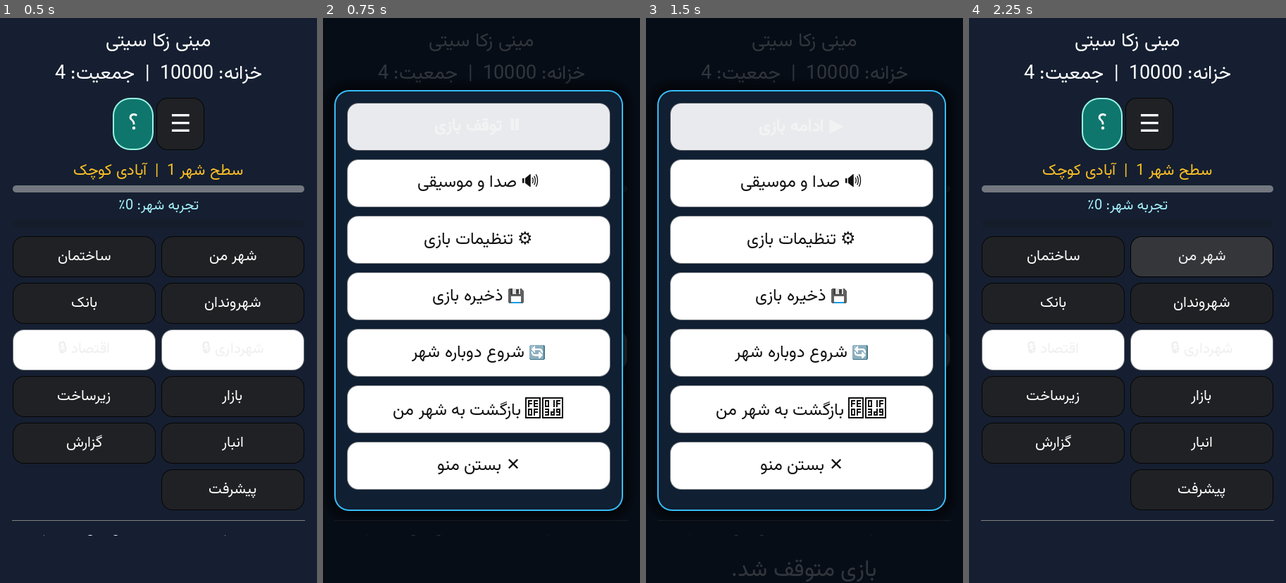
Above: before the commit, frames 1-4 (left to right).
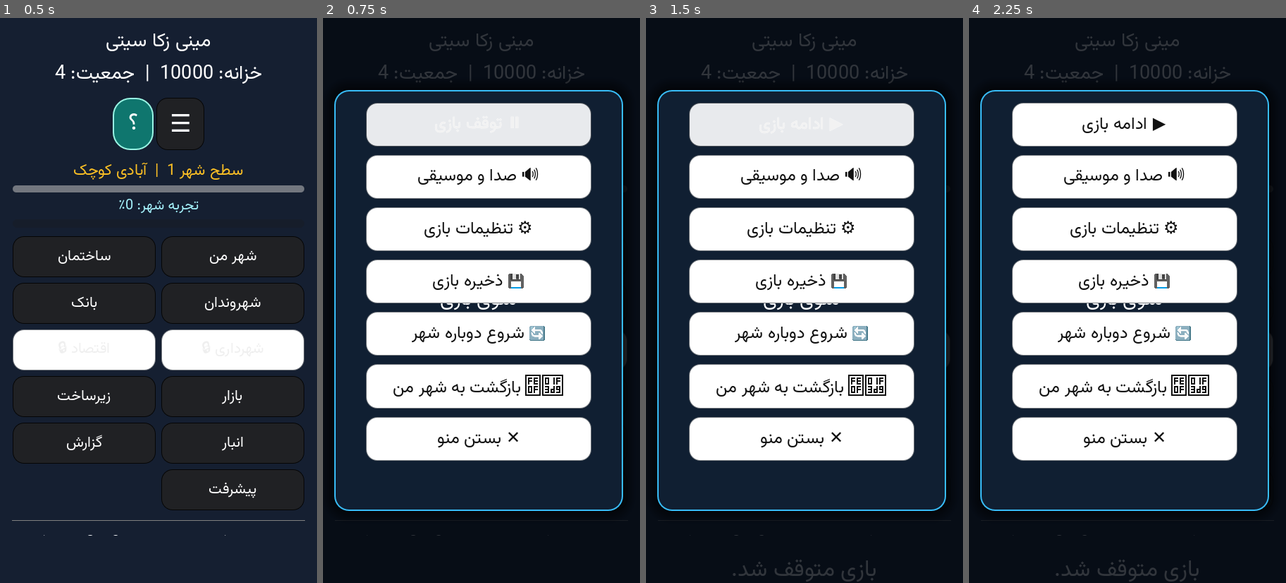
Above: after the commit, the same moments.

Repository: zekainstabot/mini-zeka-city
Game: Godot game, scene res://Main.tscn
The game is run twice, just before and just after one commit, with the same random seed, the same clock (stepped at 60 frames per second) and the same inputs.
Inputs:
- Up to frame 1 (0.5 s): no input
- Up to frame 2 (0.75 s): click "☰" at 0.5 s
- Up to frame 3 (1.5 s): click "؟" at 1.25 s
- Up to frame 4 (2.25 s): click "شهر من" at 2 s

Frame 1 is identical in both runs. In frame 2, 27% of the frame differs, in the area x 7-91%, y 15-84%; in frame 3, 27%; in frame 4, 72%, in the area x 0-100%, y 0-100%.

Commit message:
Make mobile menu buttons compact and centered

Diff:
--- a/scripts/Main.gd
+++ b/scripts/Main.gd
@@ -937,9 +937,12 @@
 func _create_menu_action(title, callback):
 	var button = Button.new()
 	button.text = PersianText.reshaper(title)
-	button.custom_minimum_size = Vector2(0, 68 if get_viewport_rect().size.x < 900 else 58)
-	button.size_flags_horizontal = Control.SIZE_EXPAND_FILL
-	_apply_font(button, 19 if get_viewport_rect().size.x < 900 else 17)
+	var phone_layout = get_viewport_rect().size.x < 900
+	# Keep menu actions compact and centered instead of stretching edge-to-edge.
+	var action_width = min(320.0 if phone_layout else 360.0, get_viewport_rect().size.x - (88.0 if phone_layout else 160.0))
+	button.custom_minimum_size = Vector2(max(220.0, action_width), 62 if phone_layout else 54)
+	button.size_flags_horizontal = Control.SIZE_SHRINK_CENTER
+	_apply_font(button, 19 if phone_layout else 17)
 	_style_button(button, false)
 	button.connect("pressed", Callable(self, callback))
 	if audio_manager != null:
